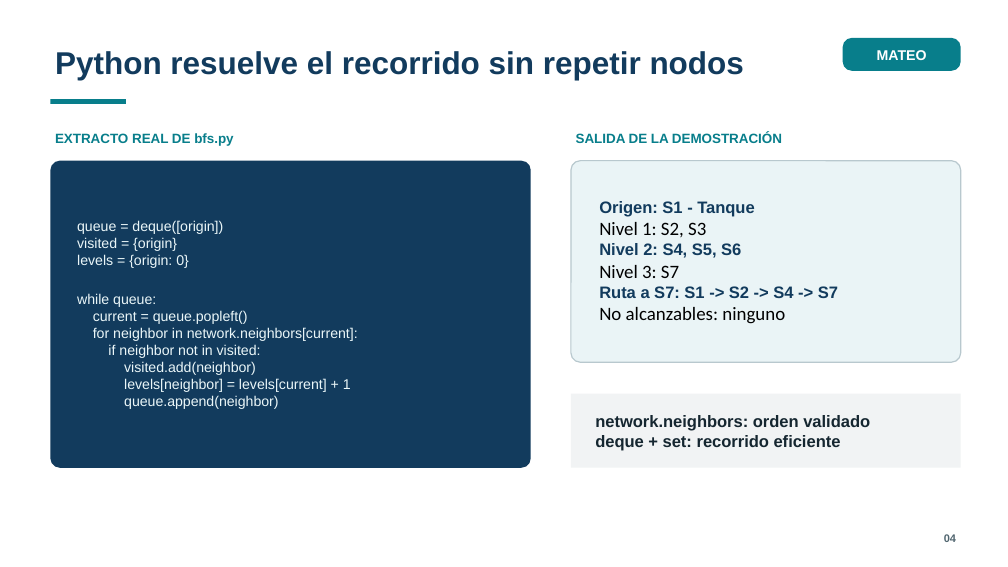
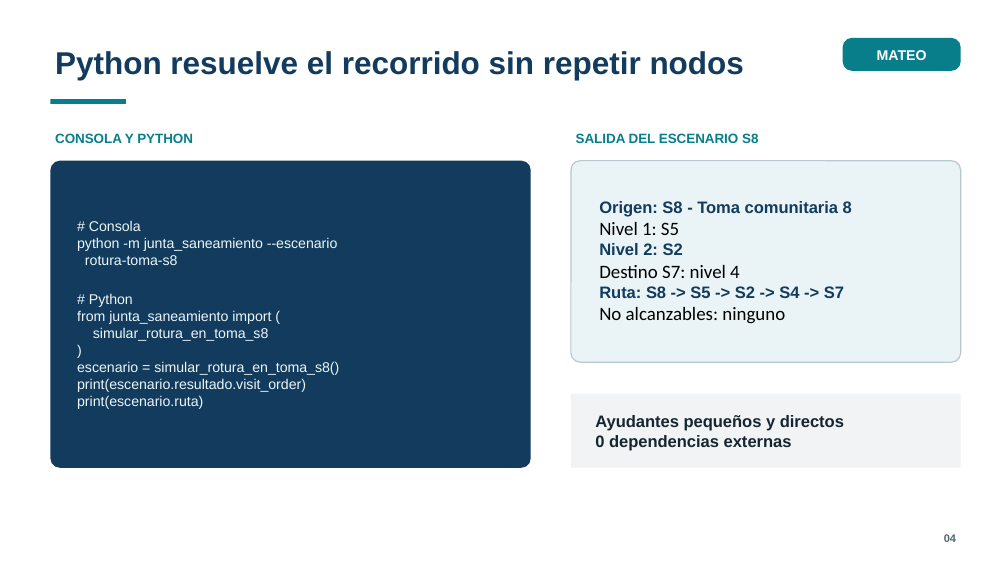
Before and after one commit to mateoschreiber/B-squeda-Primero-en-Anchura-BFS-, a slide deck: slide 4 of docs/entrega/Presentacion_BFS_Junta_Saneamiento_5min.pptx. Drawn at 1008x567 pixels with LibreOffice and Linux fonts; fonts in the diff are those of the drawing. Boxes give left, top, right and bottom in pixels: in the first picture for what was removed or moved away, otherwise in the second. Text is boxed around its words. In the diff, an @@ line names an element or a change of style, - is before the commit and + after.

```diff
--- a/docs/entrega/Presentacion_BFS_Junta_Saneamiento_5min.pptx
+++ b/docs/entrega/Presentacion_BFS_Junta_Saneamiento_5min.pptx
@@ text at <box>55,133,193,143</box>: text changed @@
-EXTRACTO REAL DE bfs.py
+CONSOLA Y PYTHON
@@ text at <box>576,133,758,143</box>: text changed @@
-SALIDA DE LA DEMOSTRACIÓN
+SALIDA DEL ESCENARIO S8
@@ text at <box>599,201,852,298</box>: text changed @@
-Origen: S1 - Tanque
-Nivel 1: S2, S3
-Nivel 2: S4, S5, S6
-Nivel 3: S7
-Ruta a S7: S1 -> S2 -> S4 -> S7
+Origen: S8 - Toma comunitaria 8
+Nivel 1: S5
+Nivel 2: S2
+Destino S7: nivel 4
+Ruta: S8 -> S5 -> S2 -> S4 -> S7
@@ text at <box>77,221,339,409</box>: text changed @@
-queue = deque([origin])
-visited = {origin}
-levels = {origin: 0}
-while queue:
-current = queue.popleft()
-for neighbor in network.neighbors[current]:
-if neighbor not in visited:
-visited.add(neighbor)
-levels[neighbor] = levels[current] + 1
-queue.append(neighbor)
+# Consola
+python -m junta_saneamiento --escenario
+rotura-toma-s8
+# Python
+from junta_saneamiento import (
+simular_rotura_en_toma_s8
+)
+escenario = simular_rotura_en_toma_s8()
+print(escenario.resultado.visit_order)
+print(escenario.ruta)
@@ text at <box>595,415,844,451</box>: text changed @@
-network.neighbors: orden validado
-deque + set: recorrido eficiente
+Ayudantes pequeños y directos
+0 dependencias externas
```
Also in this commit, not shown: 2 other slides changed, 15 other files.
